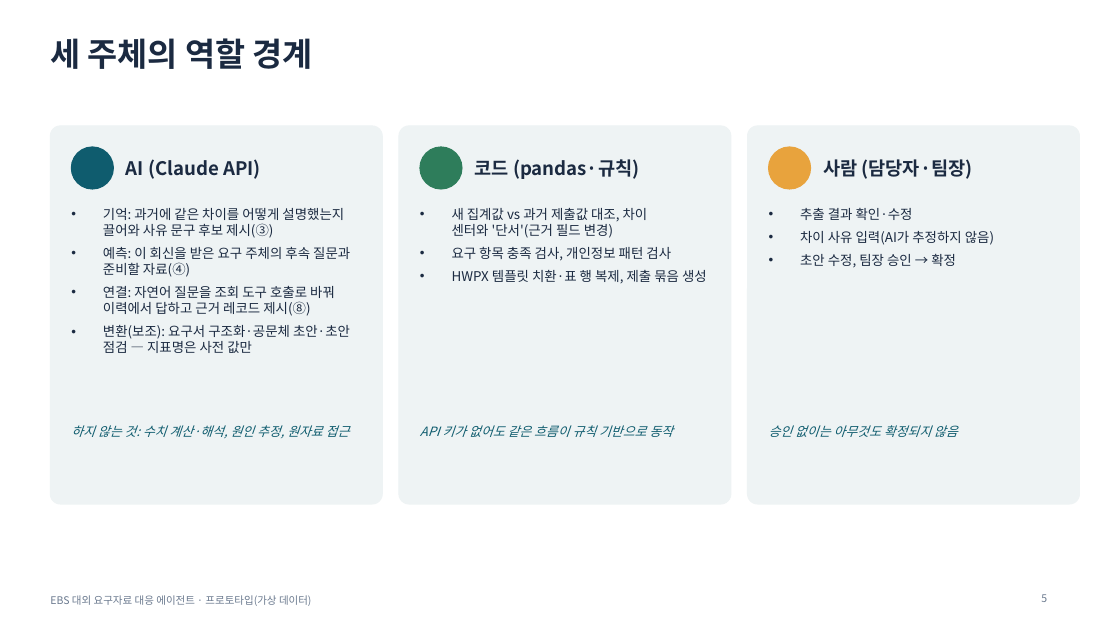
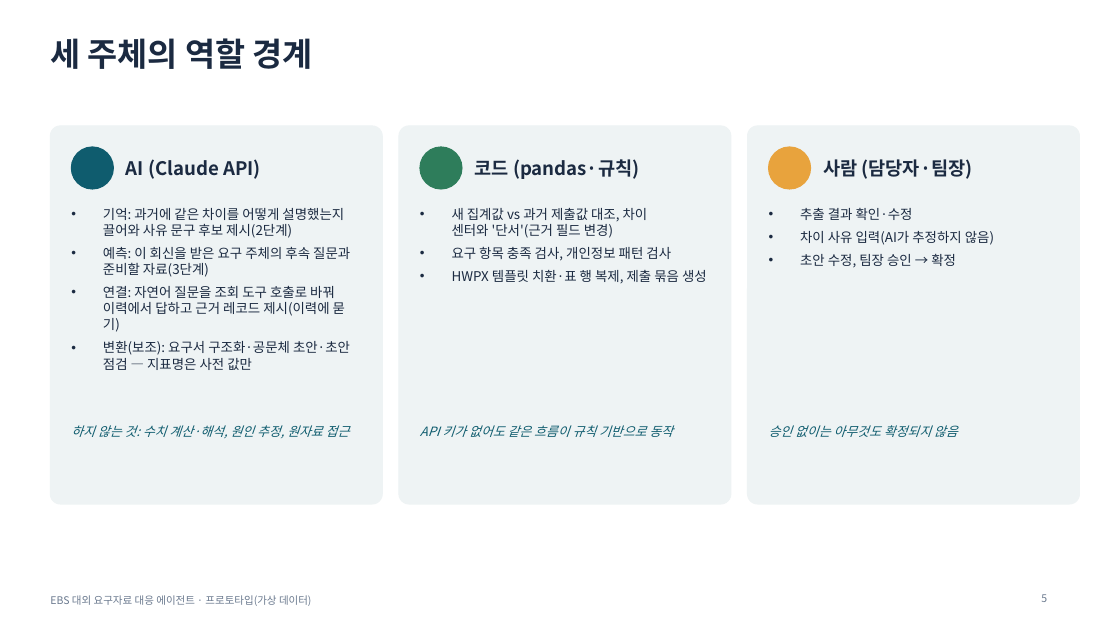
Before and after one commit to lts134/ebsjajucenter, a slide deck: slide 5 of app/docs/발표자료_EBS_요구자료대응에이전트.pptx. Drawn at 1120x630 pixels with LibreOffice and Linux fonts; fonts in the diff are those of the drawing. Boxes give left, top, right and bottom in pixels: in the first picture for what was removed or moved away, otherwise in the second. Text is boxed around its words. In the diff, an @@ line names an element or a change of style, - is before the commit and + after.

```diff
--- a/app/docs/발표자료_EBS_요구자료대응에이전트.pptx
+++ b/app/docs/발표자료_EBS_요구자료대응에이전트.pptx
@@ text at (x1=103, y1=208, x2=350, y2=332): text changed @@
-• 기억: 과거에 같은 차이를 어떻게 설명했는지 끌어와 사유 문구 후보 제시(③)
-• 예측: 이 회신을 받은 요구 주체의 후속 질문과 준비할 자료(④)
-• 연결: 자연어 질문을 조회 도구 호출로 바꿔 이력에서 답하고 근거 레코드 제시(⑧)
+• 기억: 과거에 같은 차이를 어떻게 설명했는지 끌어와 사유 문구 후보 제시(2단계)
+• 예측: 이 회신을 받은 요구 주체의 후속 질문과 준비할 자료(3단계)
+• 연결: 자연어 질문을 조회 도구 호출로 바꿔 이력에서 답하고 근거 레코드 제시(이력에 묻기)
```
Also in this commit, not shown: 12 other slides changed, 34 other files.
